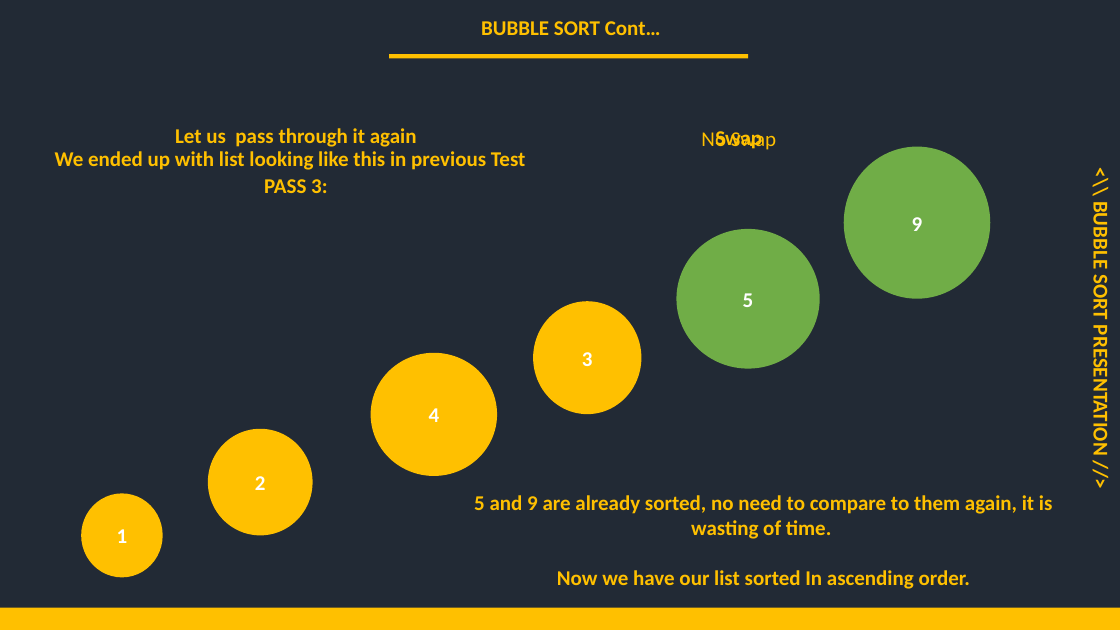
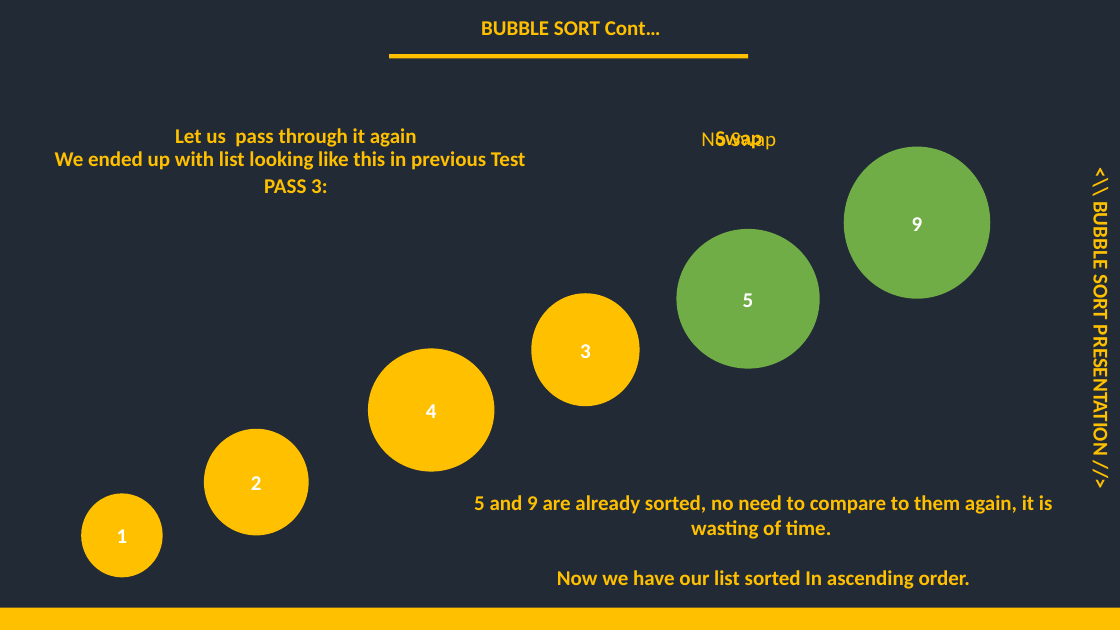
Before and after one commit to mutanganajoseph/Documents, a slide deck: slide 9 of auca/Sem-3/ICP/Assignment/Solution/Group4_Bubble_Sort_Presentation.pptx (slide 11 before the commit). Drawn at 1120x630 pixels with LibreOffice and Linux fonts; fonts in the diff are those of the drawing. Boxes give left, top, right and bottom in pixels: in the first picture for what was removed or moved away, otherwise in the second. Text is boxed around its words. In the diff, an @@ line names an element or a change of style, - is before the commit and + after.

```diff
--- a/auca/Sem-3/ICP/Assignment/Solution/Group4_Bubble_Sort_Presentation.pptx
+++ b/auca/Sem-3/ICP/Assignment/Solution/Group4_Bubble_Sort_Presentation.pptx
@@ ellipse "3": place and size @@
-ellipse "3" at (534,302,642,414)
+ellipse "3" at (532,293,640,406)
@@ ellipse "4": place and size @@
-ellipse "4" at (371,353,497,476)
+ellipse "4" at (368,349,495,472)
@@ ellipse "2": place and size @@
-ellipse "2" at (208,429,313,535)
+ellipse "2" at (204,429,309,535)
```
Also in this commit, not shown: 6 other slides changed, 3 slides removed.
